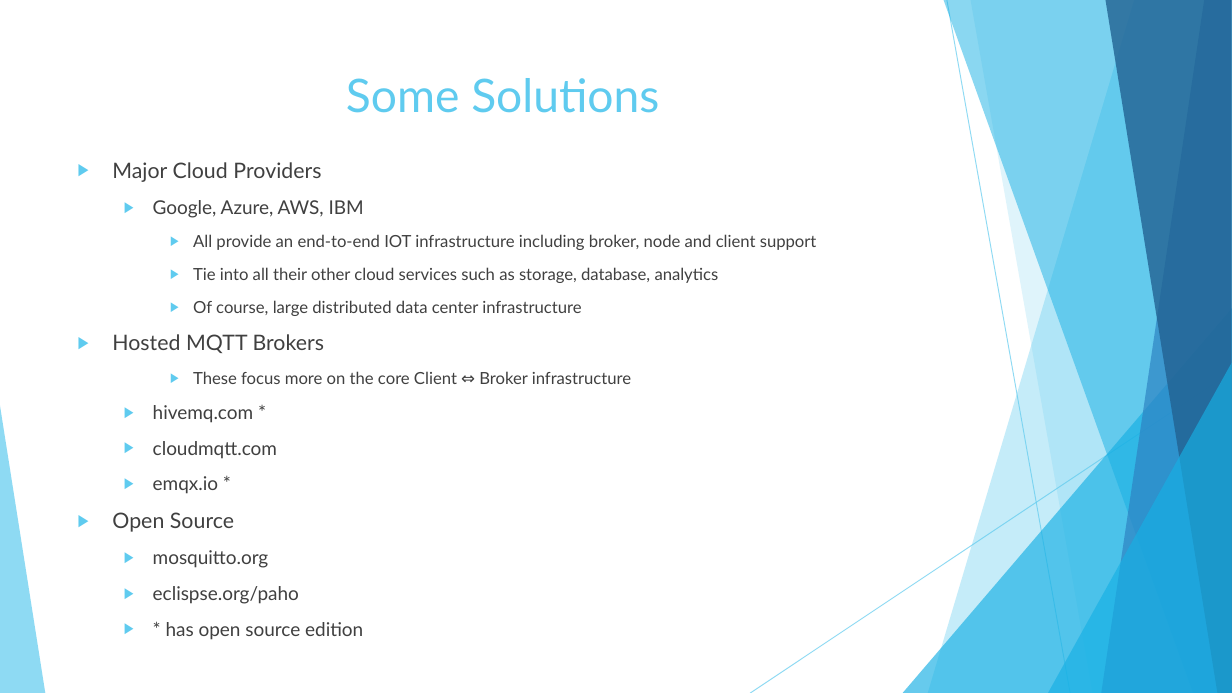
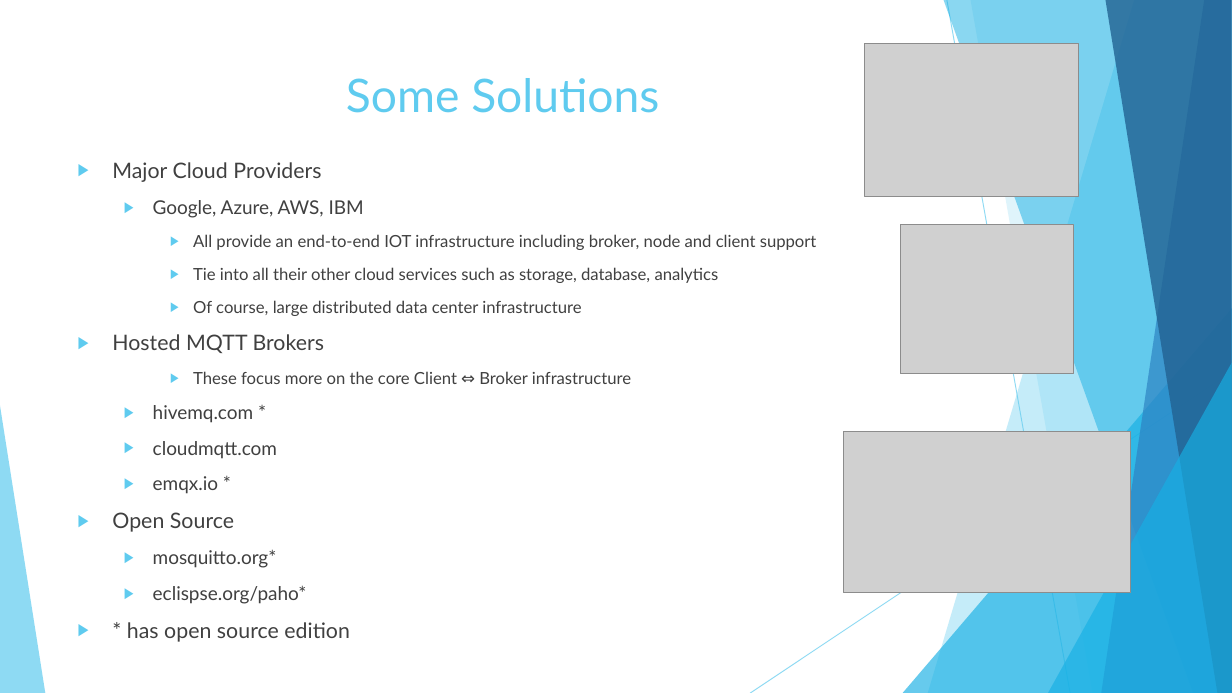
Before and after one commit to dmh2000/iot, a slide deck: slide 6 of IOT.pptx (slide 7 before the commit). Drawn at 1232x693 pixels with LibreOffice and Linux fonts; fonts in the diff are those of the drawing; grey boxes stand for pictures. Boxes give left, top, right and bottom in pixels: in the first picture for what was removed or moved away, otherwise in the second. Text is boxed around its words. In the diff, an @@ line names an element or a change of style, - is before the commit and + after.

```diff
--- a/IOT.pptx
+++ b/IOT.pptx
@@ picture added at <box>865,43,1079,197</box> @@
@@ text "Major Cloud Providers" at <box>112,162,817,604</box>: size 14.8 to 16.6 pt in "* has open source edition"; list level 2 to 1 in "* has open source edition" @@
@@ picture added at <box>900,225,1074,373</box> @@
@@ picture added at <box>843,432,1130,593</box> @@
@@ text at <box>153,550,307,604</box>: text changed @@
-  ▶ mosquitto.org
-  ▶ eclispse.org/paho
+  ▶ mosquitto.org*
+  ▶ eclispse.org/paho*
```
Also in this commit, not shown: 5 other slides changed, 1 slide added, 2 slides removed.
